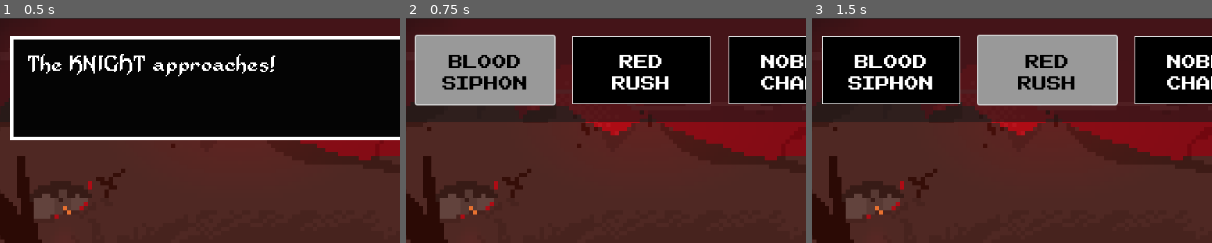
Above: before the commit, frames 1-3 (left to right).
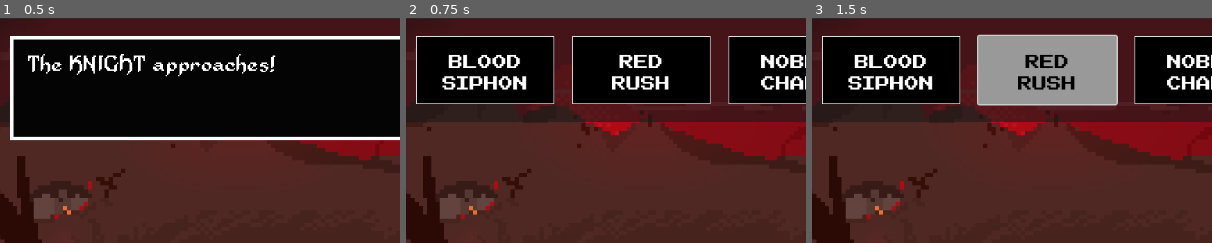
Above: after the commit, the same moments.

Repository: GeMini-220/Diabolic-Lord
Game: Godot game, scene res://MainScenes/battle.tscn
Two runs of this game, one before a commit and one after it. Both use one fixed random seed, a clock stepped at 60 frames per second and the inputs below. This scene is started directly instead of the project's main scene. Sound files missing from this copy of the repository are replaced by a short silence.
Inputs:
- Up to frame 1 (0.5 s): no input
- Up to frame 2 (0.75 s): click "Blood Siphon" at 0.5 s
- Up to frame 3 (1.5 s): click "Red Rush" at 1.25 s
The pictures show only the part of the screen within x 1-51%, y 0-50%; the shares and areas given below are measured in that part.

Frame 1 is identical in both runs. In frame 2, 11% of the frame differs, in the area x 2-38%, y 7-40%; in frame 3, nothing differs.
Error in both runs: Invalid assignment of property or key 'value' with value of type 'Nil' on a base object of type 'ProgressBar'. (res://src/battle.gd:165)

Commit message:
many more bug fix

Diff:
--- a/MainScenes/battle.tscn
+++ b/MainScenes/battle.tscn
@@ -1188,3 +1188,4 @@
 [connection signal="pressed" from="TierSpellsPanel/TierSpells/3" to="." method="_on_tier_pressed" binds= [3]]
 [connection signal="pressed" from="TierSpellsPanel/TierSpells/4" to="." method="_on_tier_pressed" binds= [4]]
 [connection signal="pressed" from="TierSpellsPanel/TierSpells/BackToSpells" to="." method="_on_back_to_spells_pressed"]
+[connection signal="finished" from="BGMusic" to="." method="_on_bg_music_finished"]
--- a/MainScenes/campfire.tscn
+++ b/MainScenes/campfire.tscn
@@ -246,3 +246,4 @@
 [connection signal="pressed" from="Embark" to="." method="_on_embark_pressed"]
 [connection signal="pressed" from="MainMenu" to="." method="_on_main_menu_pressed"]
 [connection signal="pressed" from="Upgrade" to="." method="_on_upgrade_pressed"]
+[connection signal="finished" from="BGMusic" to="." method="_on_bg_music_finished"]
--- a/MainScenes/start_menu.tscn
+++ b/MainScenes/start_menu.tscn
@@ -342,3 +342,4 @@
 [connection signal="close_requested" from="UsernameWindow" to="." method="_on_username_window_close_requested"]
 [connection signal="focus_entered" from="UsernameWindow/HBoxContainer/VBoxContainer/UsernameEdit" to="." method="_on_username_edit_focus_entered"]
 [connection signal="pressed" from="UsernameWindow/HBoxContainer/VBoxContainer/UsernameConfirm" to="." method="_on_username_confirm_pressed"]
+[connection signal="finished" from="BGMusic" to="." method="_on_bg_music_finished"]
--- a/project.godot
+++ b/project.godot
@@ -23,6 +23,14 @@
 
 window/stretch/mode="viewport"
 
+[input]
+
+click={
+"deadzone": 0.5,
+"events": [Object(InputEventMouseButton,"resource_local_to_scene":false,"resource_name":"","device":-1,"window_id":0,"alt_pressed":false,"shift_pressed":false,"ctrl_pressed":false,"meta_pressed":false,"button_mask":0,"position":Vector2(0, 0),"global_position":Vector2(0, 0),"factor":1.0,"button_index":1,"canceled":false,"pressed":false,"double_click":false,"script":null)
+]
+}
+
 [rendering]
 
 textures/canvas_textures/default_texture_filter=3
--- a/src/Campfire.gd
+++ b/src/Campfire.gd
@@ -36,3 +36,6 @@
 	screen_fade_anim.play("fade_to_black")
 	await screen_fade_anim.animation_finished
 	get_tree().change_scene_to_file(next_scene_path)
+
+func _on_bg_music_finished():
+	$BGMusic.play()
--- a/src/Enemy.gd
+++ b/src/Enemy.gd
@@ -75,17 +75,18 @@
 	battle.target = self
 	battle.stop_selecting()
 
-func apply_debuff(name: String, duration: int):
-	debuffs[name] = duration
+func apply_debuff(name: String, duration: int, dotdamage: int):
+	debuffs[name] = [duration, dotdamage]
 
-func reduce_debuff_duration(debuff_name: String):
+func reduce_debuff_duration():
 	var keys_to_delete = []
 	for debuff in debuffs.keys():
-		debuffs[debuff] -= 1
-		if debuffs[debuff] <= 0:
+		debuffs[debuff][0] -= 1
+		if debuffs[debuff][0] <= 0:
+			enemy.DOT = max(0, enemy.DOT - debuffs[debuff][1])
 			keys_to_delete.append(debuff)
 	for key in keys_to_delete:
 		debuffs.erase(key)
 
 func has_debuff(debuff_name: String) -> bool:
-	return debuff_name in debuffs and debuffs[debuff_name] > 0
+	return debuff_name in debuffs and debuffs[debuff_name][0] > 0
--- a/src/battle.gd
+++ b/src/battle.gd
@@ -36,7 +36,7 @@
 var red_rush_damage = 0
 var red_rush_cd = 0
 var hex_duration = 0
-var hex_effective_damage = 0
+var hex_damage = 0
 var redirect_active = false
 var redirect_target = null
 var infernal_affliction_active = false
@@ -200,17 +200,7 @@
 			if game_over:
 				end_game()  # Exit the function early since the enemy is dead and cannot take further actions
 
-	enemy.reduce_debuff_duration("Scorched Earth")  # Reduce the DOT duration
-
-	# If the "Scorched Earth" debuff has expired, reset the DOT to 0
-	if not enemy.has_debuff("Scorched Earth"):
-		if not enemy.has_debuff("Infernal Afliction"):
-			enemy.DOT = 0
-		else:
-			enemy.DOT = floor(Boss_damage / 3)
-
-
-
+	enemy.reduce_debuff_duration()  # Reduce the DOT duration
 
 	# Check if the enemy is charmed and the charm effect should trigger this turn
 	if enemy.has_debuff("noble_charm"):
@@ -401,12 +391,19 @@
 		await self.textbox_closed
 
 func enemy_block(enemy):
-	target = enemy
-	display_text("The %s is defending their allies!" % enemy.name)
-	await self.textbox_closed
-	await enemy.play_animation("attack")
-	display_text("The %s is going to take the next attack!" % enemy.name)
-	await self.textbox_closed
+	var allys = 0
+	for ally in enemies:
+		if not ally.dead:
+			allys += 1
+	if allys <= 1:
+		await enemy_attack(enemy)
+	else:
+		target = enemy
+		display_text("The %s is defending their allies!" % enemy.name)
+		await self.textbox_closed
+		await enemy.play_animation("attack")
+		display_text("The %s is going to take the next attack!" % enemy.name)
+		await self.textbox_closed
 
 func enemy_help(enemy):
 	var highest_dot = 0
@@ -501,9 +498,10 @@
 		await self.textbox_closed
 
 		# Apply the Hex effect
-		hex_effective_damage = 0.50 # Reduce damage to 75% of its original value
-		Boss_damage *= hex_effective_damage
-		hex_duration = 4 # Hex lasts for 2 rounds
+		var hex_percent = 0.25 # Reduce damage to 75% of its original value
+		hex_damage = hex_percent * Boss_damage
+		Boss_damage -= hex_damage
+		hex_duration = 2 # Hex lasts for 2 rounds
 
 		display_text("The %s attack power has been diminshed!" %user_name)
 		await self.textbox_closed
@@ -628,13 +626,13 @@
 					red_rush_target = null
 					red_rush_damage = 0
 				await player_turn(character)
+				await end_of_turn()
 			else:
 				await enemy_turn(character)
 				await check_win()
 #			await household_passive()		# We do not need this active is turned off right now
 			if game_over:
 				break
-			await end_of_turn()
 		display_text("End of round")
 		await self.textbox_closed
 
@@ -692,7 +690,8 @@
 	emit_signal("target_selected")
 
 func _input(event):
-	if (Input.is_action_just_pressed("ui_accept") or Input.is_mouse_button_pressed(MOUSE_BUTTON_LEFT)) and $Textbox.visible:
+	#if (Input.is_action_just_pressed("ui_accept") or Input.is_mouse_button_pressed(MOUSE_BUTTON_LEFT)) and $Textbox.visible:
+	if Input.is_action_just_released("click") and $Textbox.visible:
 		$Textbox.hide()
 		emit_signal("textbox_closed")
 	# Player attcks adventurers
@@ -749,11 +748,21 @@
 	if vampiric_frenzy_active:
 		LowDamageRange *= 1.5
 		HighDamageRange *= 1.5
+
+	var enemy_defending = false
 	if target == null:
 		await select_enemy()
 	else:
 		display_text("The %s senses the impending danger and prepares to counter!" % target.name)
-		await self.textbox_closed
+		enemy_defending = true
+		await self.textbox_closed
+
+	if is_defending == true:
+		LowDamageRange *= 0.5
+		HighDamageRange *= 0.5
+	if enemy_defending == true:
+		LowDamageRange *= 0.75
+		HighDamageRange *= 0.75
 
 	# Calculate Blood Siphon damage within a low to medium range
 	var blood_siphon_damage = floor(Boss_damage * randf_range(LowDamageRange, HighDamageRange))
@@ -926,7 +935,7 @@
 
 func apply_noble_charm(target):
 	if "noble_charm" not in target.debuffs:
-		target.debuffs["noble_charm"] = 3  # Lasts for 3 turns/actions
+		target.debuffs["noble_charm"] = [3, 0]  # Lasts for 3 turns/actions
 
 func end_of_turn():
 	if shattering_strike_cd > 0:
@@ -942,21 +951,22 @@
 		red_rush_cd -= 1
 	if noble_charm_cd > 0:
 		noble_charm_cd -= 1
-
-
 	if vampiric_frenzy_cd > 0:
 		vampiric_frenzy_cd -= 1
 
 	if fire_rain_cd > 0:
 		fire_rain_cd -= 1
-
-
 	if meteor_cd > 0:
 		meteor_cd -= 1
-
-
 	if hell_on_earth_cd > 0:
 		hell_on_earth_cd -= 1
+
+	if hex_duration > 0:
+		hex_duration -= 1
+		if hex_duration == 0:
+			Boss_damage += hex_damage
+			display_text("You recovered from the Hex, gaining back your power")
+			await self.textbox_closed
 
 #Inferno Spells 738-888
 func _on_fireball_pressed():
@@ -986,7 +996,7 @@
 	# Apply Scorched Earth debuff
 	var dot_damage = floor(Boss_damage * 0.15) # Damage over time effect
 	target.DOT += dot_damage # Set the DOT value on the enemy
-	target.apply_debuff("Scorched Earth", 2) # Apply debuff for 3 turns
+	target.apply_debuff("Scorched Earth", 2, dot_damage) # Apply debuff for 3 turns
 
 	display_text("The ground beneath %s scorches, igniting them with a lingering flame!" % target.name)
 	await self.textbox_closed
@@ -1049,7 +1059,7 @@
 		$FireRainSound.play()
 		var is_dead = await target.took_damage(fire_rain_damage) # Assume took_damage can return a death boolean
 		target.DOT += floor(Boss_damage * 0.15) # Apply one stack of DOT
-		target.apply_debuff("Scorched Earth", 2) # Apply debuff for 3 turns
+		target.apply_debuff("Scorched Earth", 2, Boss_damage * 0.15) # Apply debuff for 3 turns
 
 		display_text("Fire rains down upon %s, dealing %d damage and scorching the earth!" % [target.name, fire_rain_damage])
 		await self.textbox_closed
@@ -1088,7 +1098,7 @@
 		meteor_damage = await handle_redirect(target, meteor_damage) # Assume this adjusts damage as needed
 		$MeteorSound.play()
 		var is_dead = await target.took_damage(meteor_damage) # Assume took_damage returns a boolean for death
-		target.apply_debuff("Scorched Earth", 2) # Apply debuff
+		target.apply_debuff("Scorched Earth", 2, 0) # Apply debuff
 
 		display_text("A meteor strikes %s, dealing %d damage and scorching the earth!" % [target.name, meteor_damage])
 		await self.textbox_closed
@@ -1126,7 +1136,7 @@
 		hell_on_earth_dmg = await handle_redirect(target, hell_on_earth_dmg)
 		var is_dead = await target.took_damage(hell_on_earth_dmg) # Assume took_damage returns a boolean indicating if the target died
 		target.DOT += floor(Boss_damage * 0.25) # Apply one stack of DOT immediately
-		target.apply_debuff("Scorched Earth", 4)
+		target.apply_debuff("Scorched Earth", 4, Boss_damage * 0.25)
 		if is_dead:
 			dead_enemies.append(target)
 
@@ -1222,10 +1232,13 @@
 	else:
 		display_text("The %s rushed in to defend its allies!" % target.name)
 		await self.textbox_closed
+
+	var dotdamage = 0
 	if vampiric_frenzy_active:
-		target.DOT += floor(Boss_damage / 3) * 1.2
-	else:
-		target.DOT += floor(Boss_damage / 3)
+		dotdamage = floor(Boss_damage / 3) * 1.2
+	else:
+		dotdamage += floor(Boss_damage / 3)
+	target.DOT += dotdamage
 	$SpellSound3.play()
 	display_text("The %s is engulfed in hellfire!" % target.name)
 	await self.textbox_closed
@@ -1233,7 +1246,7 @@
 	await self.textbox_closed
 
 
-	target.apply_debuff("Infernal Afliction", 100)  # Assuming a duration of 5 turns
+	target.apply_debuff("Infernal Afliction", 100, dotdamage)  # Assuming a duration of 5 turns
 	target = null
 	emit_signal("action_taken")
 
@@ -1430,3 +1443,7 @@
 	else:
 		display_text("You haven't unlocked a spell of tier %s yet!" % extra_arg_0)
 		await self.textbox_closed
+
+
+func _on_bg_music_finished():
+	$BGMusic.play()
--- a/src/start_menu.gd
+++ b/src/start_menu.gd
@@ -102,3 +102,7 @@
 
 func _on_username_edit_focus_entered():
 	username_edit.text = ""
+
+
+func _on_bg_music_finished():
+	$BGMusic.play()
